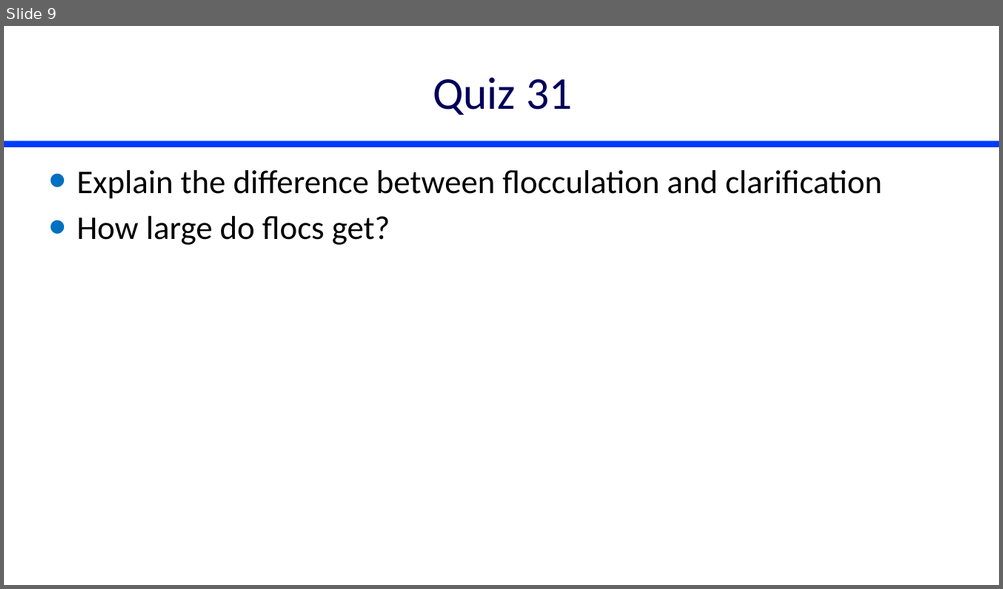
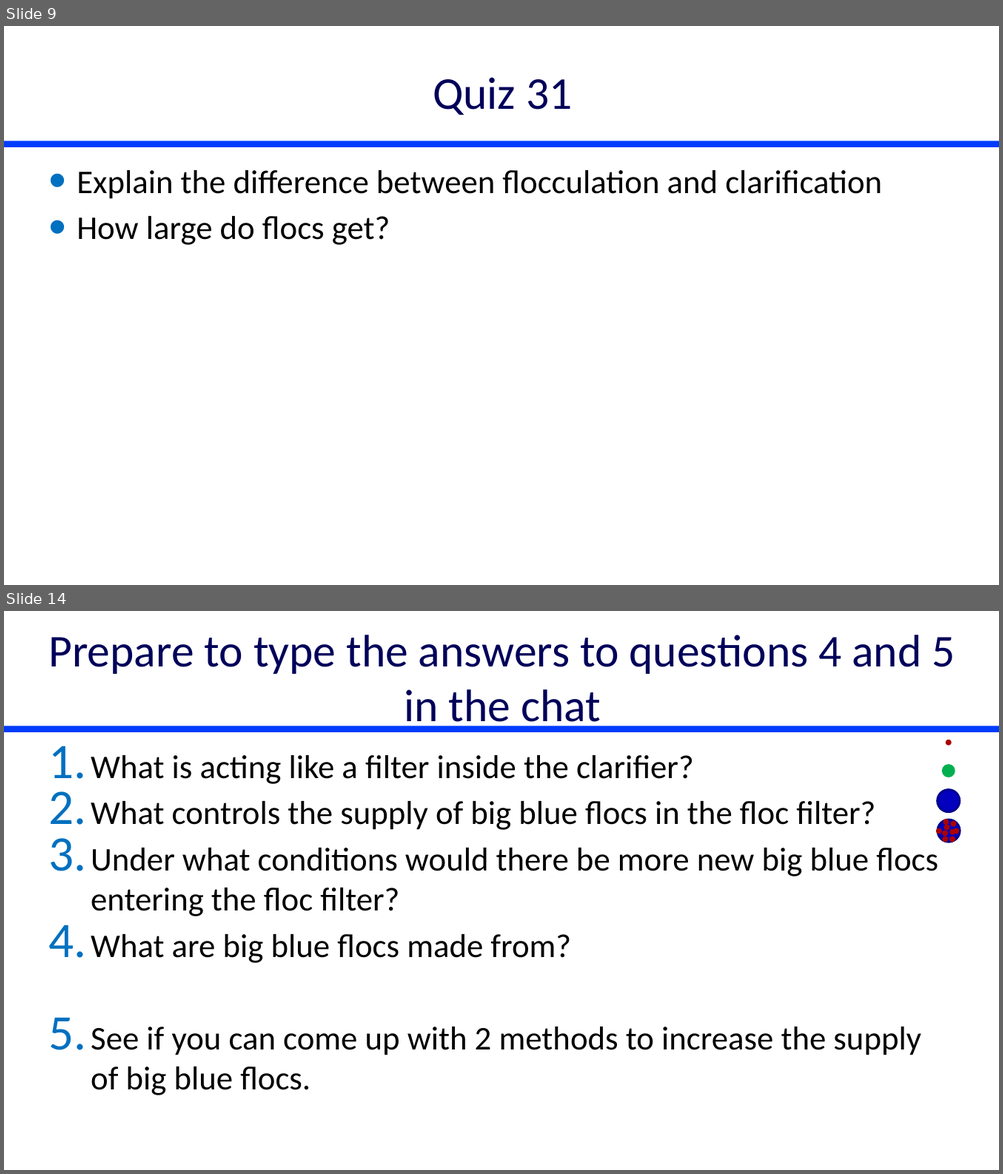
Before and after one commit to monroews/CEE4520Lectures, a slide deck: Discussions/Clarification Reflections.pptx. Shown one above the other, each under a label of ours: slide 9 before the commit, slides 9 and 14 after it; the slides between them are not shown. The pictures are 1003x589 and 1003x1174 pixels, drawn with LibreOffice and Linux fonts; fonts in the diff are those of the drawing. Boxes give left, top, right and bottom in pixels: in the first picture for what was removed or moved away, otherwise in the second. Text is boxed around its words. In the diff, an @@ line names an element or a change of style, - is before the commit and + after.

```diff
--- a/Discussions/Clarification Reflections.pptx
+++ b/Discussions/Clarification Reflections.pptx
@@ slide 14 added at box(4, 611, 999, 1170), background #FFFFFF; not listed: 1 template element that a slide beside it also shows @@
@@ title added at box(49, 635, 955, 732), 44 pt, text #00005A @@
+Prepare to type the answers to questions 4 and 5 in the chat
@@ ellipse added at box(946, 741, 950, 744), fill #AC0000, outline #AC0000 2 pt @@
@@ text added at box(91, 755, 938, 1096), 32 pt, text #000000 @@
+1. What is acting like a filter inside the clarifier?
+2. What controls the supply of big blue flocs in the floc filter?
+3. Under what conditions would there be more new big blue flocs entering the floc filter?
+4. What are big blue flocs made from?
+5. See if you can come up with 2 methods to increase the supply of big blue flocs.
@@ ellipse added at box(942, 766, 954, 777), fill #00B050, outline #00B050 2 pt @@
@@ ellipse added at box(937, 790, 960, 812), fill #0300BE, outline #02008D 2 pt @@
@@ group added at box(936, 820, 960, 843): 10 ellipses @@
```
Also in this commit, not shown: 4 other slides added.
